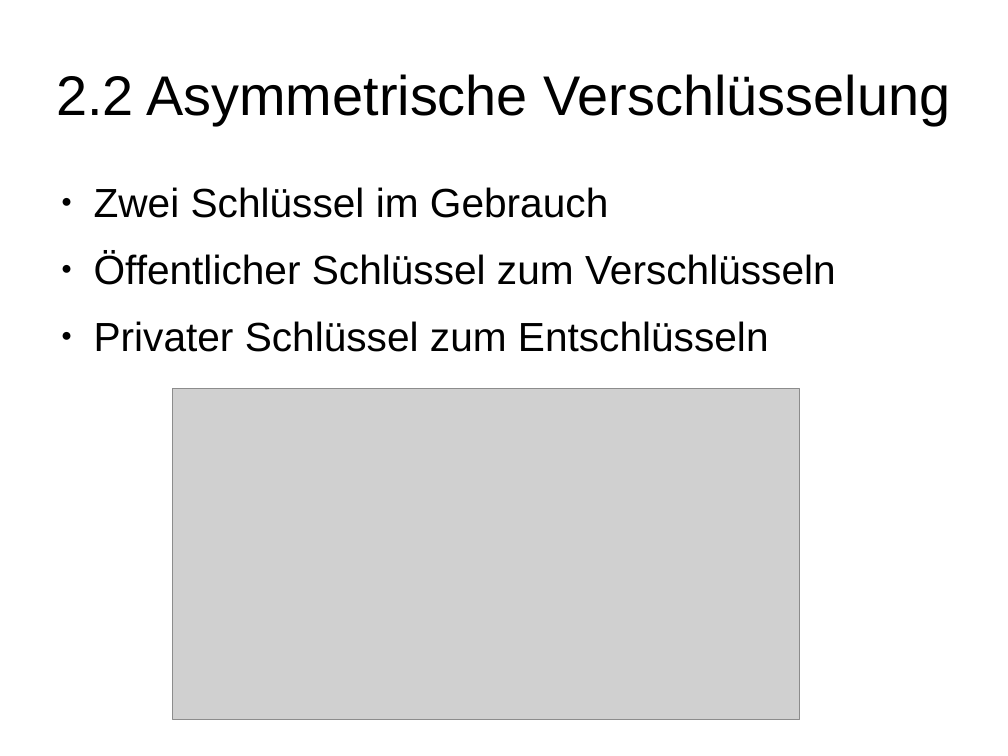
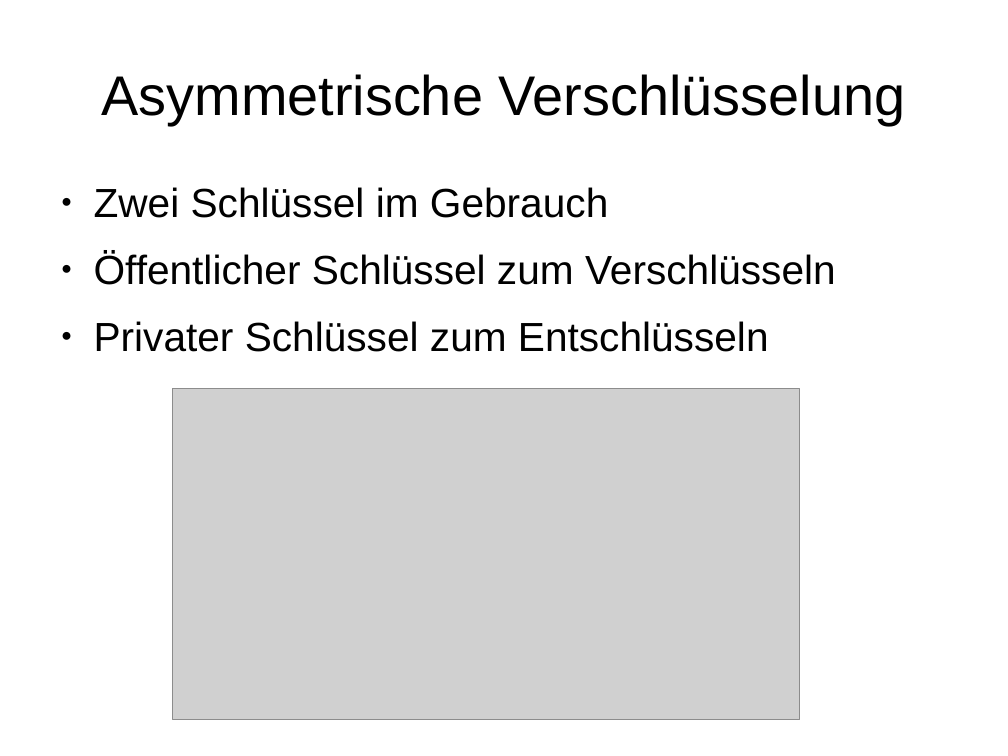
Before and after one commit to stadler-tom/schreibzeug, a slide deck: slide 5 of Presentation/Hauptseminar_RSA.odp. Drawn at 1008x756 pixels with LibreOffice and Linux fonts; fonts in the diff are those of the drawing; grey boxes stand for pictures. Boxes give left, top, right and bottom in pixels: in the first picture for what was removed or moved away, otherwise in the second. Text is boxed around its words. In the diff, an @@ line names an element or a change of style, - is before the commit and + after.

```diff
--- a/Presentation/Hauptseminar_RSA.odp
+++ b/Presentation/Hauptseminar_RSA.odp
@@ title at (101, 74, 906, 125): text changed @@
-2.2 Asymmetrische Verschlüsselung
+Asymmetrische Verschlüsselung
```
Also in this commit, not shown: 16 other slides changed, 3 slides added, 1 other file.
